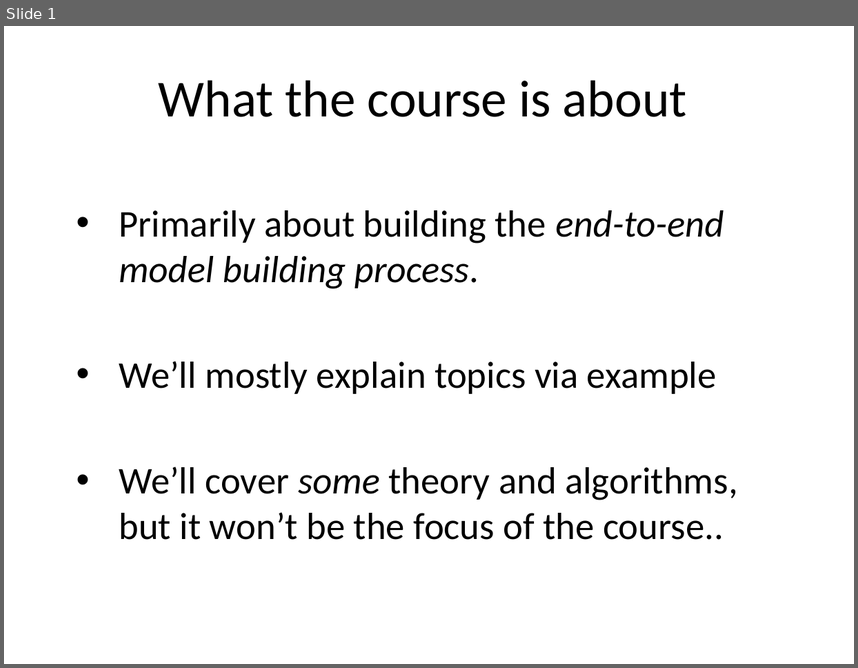
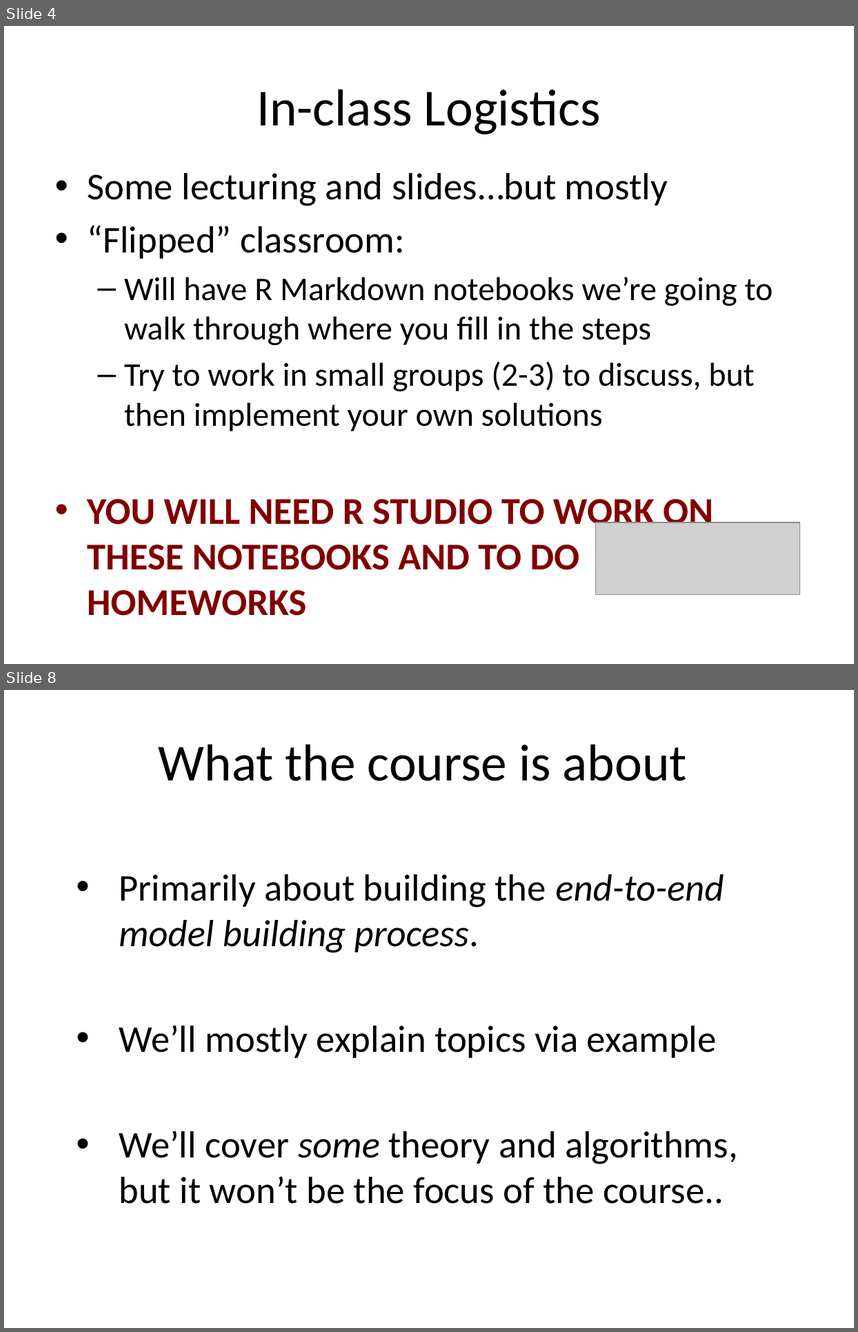
Before and after one commit to jdonaldson/uw-mlearn410, a slide deck: docs/module1/Presentation1.pptx. Shown one above the other, each under a label of ours: slide 1 before the commit, slides 4 and 8 after it; the slides between them are not shown. The pictures are 858x668 and 858x1332 pixels, drawn with LibreOffice and Linux fonts; fonts in the diff are those of the drawing; grey boxes stand for pictures. Boxes give left, top, right and bottom in pixels: in the first picture for what was removed or moved away, otherwise in the second. Text is boxed around its words. In the diff, an @@ line names an element or a change of style, - is before the commit and + after.

```diff
--- a/docs/module1/Presentation1.pptx
+++ b/docs/module1/Presentation1.pptx
@@ slide 4 added at (4,26,854,664), background #FFFFFF @@
@@ title added at (257,89,601,134), 44 pt, text #000000 @@
+In-class Logistics
@@ text added at (87,173,773,615), 28 pt, text #000000 @@
+• Some lecturing and slides…but mostly
+• “Flipped” classroom:
+  – Will have R Markdown notebooks we’re going to walk through where you fill in the steps
+  – Try to work in small groups (2-3) to discuss, but then implement your own solutions
+• YOU WILL NEED R STUDIO TO WORK ON THESE NOTEBOOKS AND TO DO HOMEWORKS
@@ picture added at (595,522,800,595) @@
@@ what was slide 1 is now slide 8 @@
```
Also in this commit, not shown: 3 slides changed, 5 other slides added, 4 other files.
